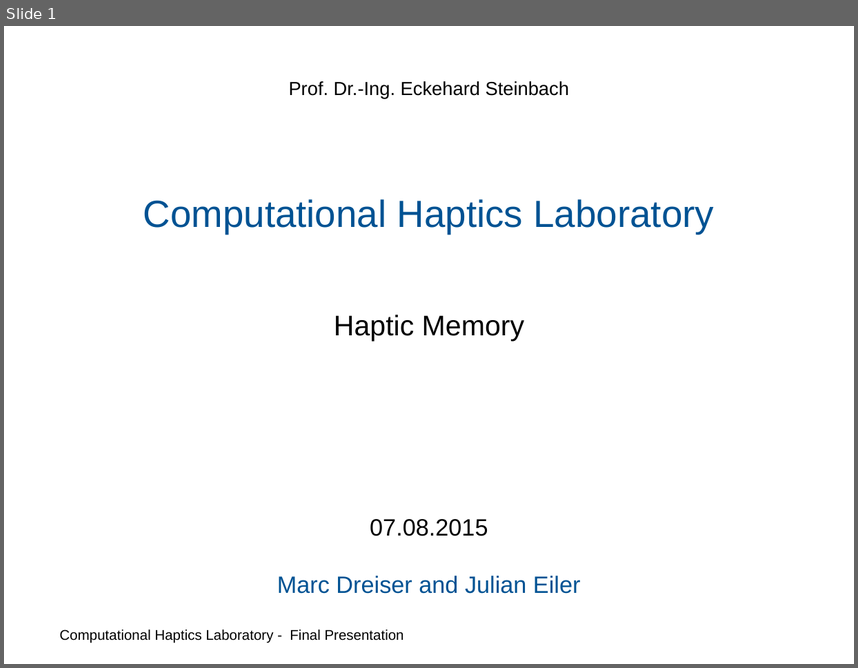
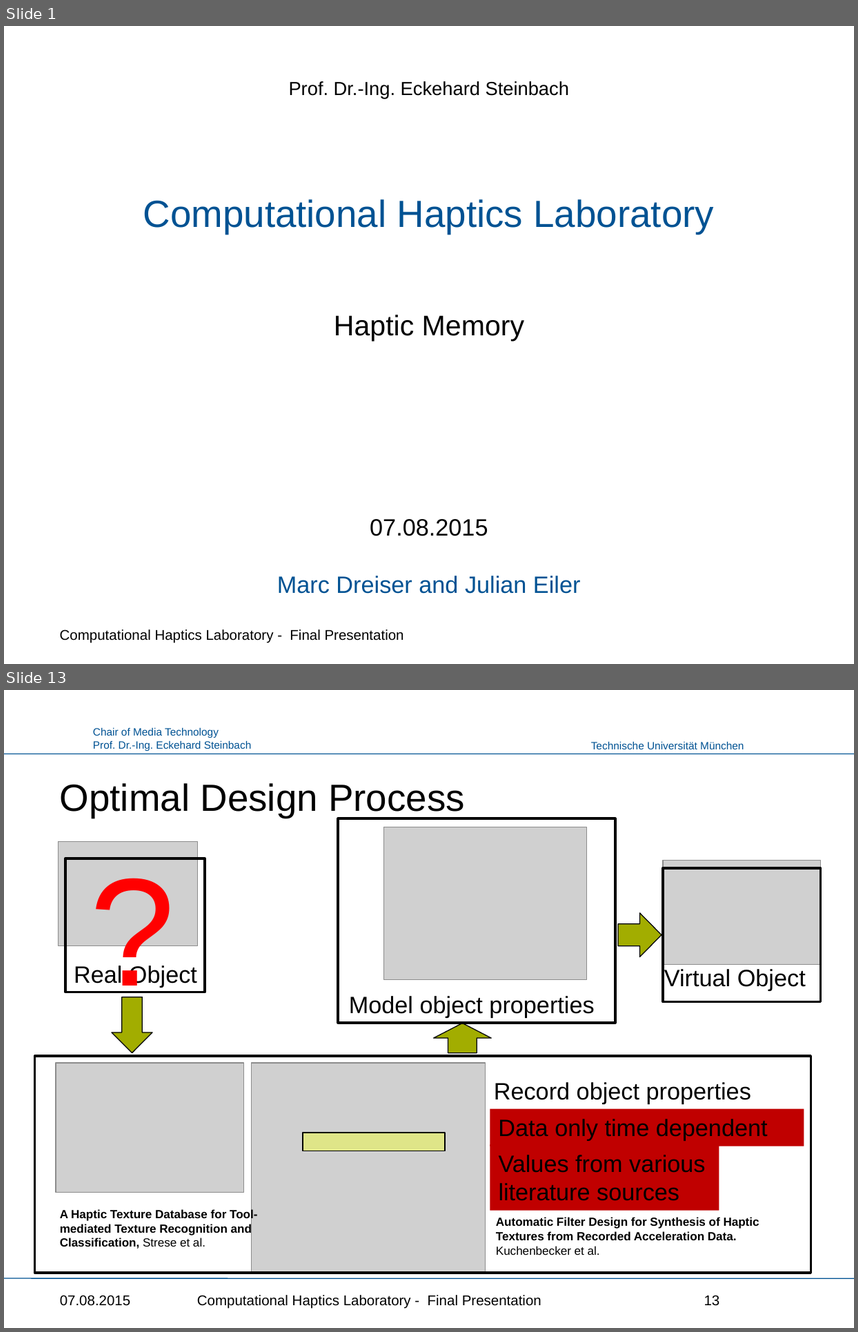
Before and after one commit to Punkbuster0401/HapticsLab, a slide deck: Haptics_Presentation.pptx. Shown one above the other, each under a label of ours: slide 1 before the commit, slides 1 and 13 after it; the slides between them are not shown. The pictures are 858x668 and 858x1332 pixels, drawn with LibreOffice and Linux fonts; fonts in the diff are those of the drawing; grey boxes stand for pictures; background and template pictures are left out. Boxes give left, top, right and bottom in pixels: in the first picture for what was removed or moved away, otherwise in the second. Text is boxed around its words. In the diff, an @@ line names an element or a change of style, - is before the commit and + after.

```diff
--- a/Haptics_Presentation.pptx
+++ b/Haptics_Presentation.pptx
@@ slide 13 added at <box>4,690,854,1328</box>, background #FFFFFF @@
@@ text added at <box>93,727,252,751</box>, 9 pt, text #005293 @@
+Chair of Media Technology
+Prof. Dr.-Ing. Eckehard Steinbach
@@ text added at <box>591,741,744,749</box>, 9 pt, text #005293 @@
+Technische Universität München
@@ line added from (4, 753) to (854, 753), #005293 0.75 pt @@
@@ title added at <box>60,783,465,818</box>, 32 pt, text #000000 @@
+Optimal Design Process
@@ text added at <box>61,829,183,1023</box>, 130 pt, text #FF0000 @@
+?
@@ picture added at <box>59,841,198,946</box> @@
@@ rectangle added at <box>65,858,205,992</box>, outline #000000 2 pt @@
@@ group added at <box>338,818,821,1023</box>: 2 rectangles, 2 pictures, 2 texts, 1 left arrow @@
+Virtual Object
+Model object properties
@@ text added at <box>74,965,197,987</box>, 20 pt, text #000000 @@
+Real Object
@@ right arrow added at <box>112,997,153,1053</box>, fill #A2AD00, outline #000000 0.75 pt @@
@@ down arrow added at <box>433,1023,491,1053</box>, fill #A2AD00, outline #000000 0.75 pt @@
@@ group added at <box>34,1056,811,1272</box>: 2 pictures, 1 rectangle, 1 text @@
+Record object properties
@@ rectangle added at <box>490,1108,804,1145</box>, fill #C00000, 20 pt, text #000000 @@
+Data only time dependent
@@ rectangle added at <box>302,1132,444,1151</box>, fill #F2FF35 at 46% opacity, outline #000000 0.75 pt @@
@@ rectangle added at <box>490,1144,719,1210</box>, fill #C00000, 20 pt, text #000000 @@
+Values from various literature sources
@@ text added at <box>60,1208,257,1248</box>, 10 pt, text #000000, bold @@
+A Haptic Texture Database for Tool-mediated Texture Recognition and Classification, Strese et al.
@@ text added at <box>496,1216,760,1254</box>, 10 pt, text #000000, bold @@
+Automatic Filter Design for Synthesis of Haptic
+Textures from Recorded Acceleration Data. Kuchenbecker et al.
@@ line added from (4, 1279) to (854, 1279), #005293 0.75 pt @@
@@ text added at <box>60,1294,131,1305</box>, 12 pt, text #000000 @@
+07.08.2015
@@ text added at <box>197,1294,542,1308</box>, 12 pt, text #000000 @@
+Computational Haptics Laboratory - Final Presentation
@@ page number added at <box>704,1294,720,1305</box>, 12 pt, text #000000 @@
+13
```
Also in this commit, not shown: 19 slides changed, 1 other file.
